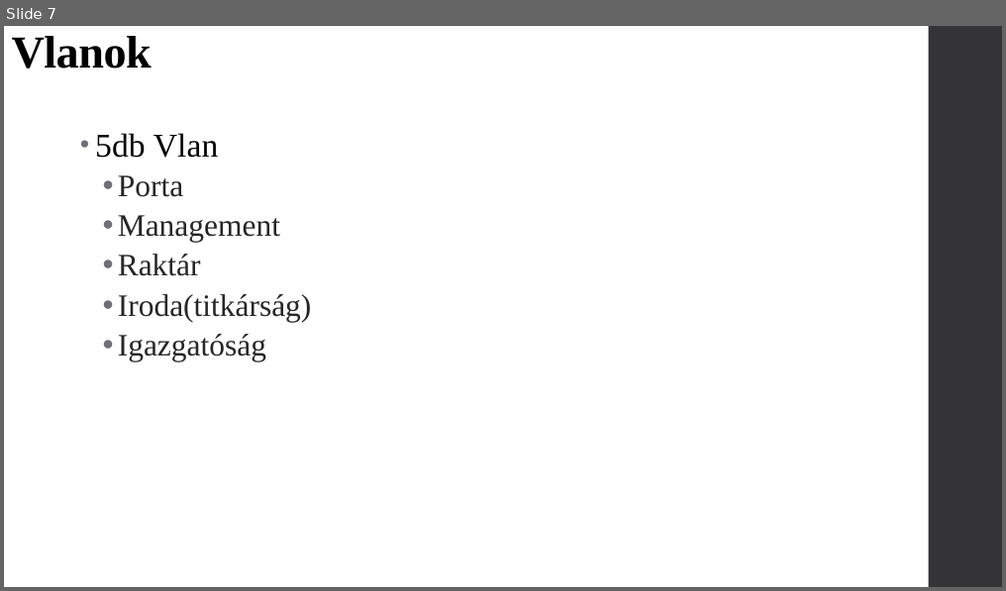
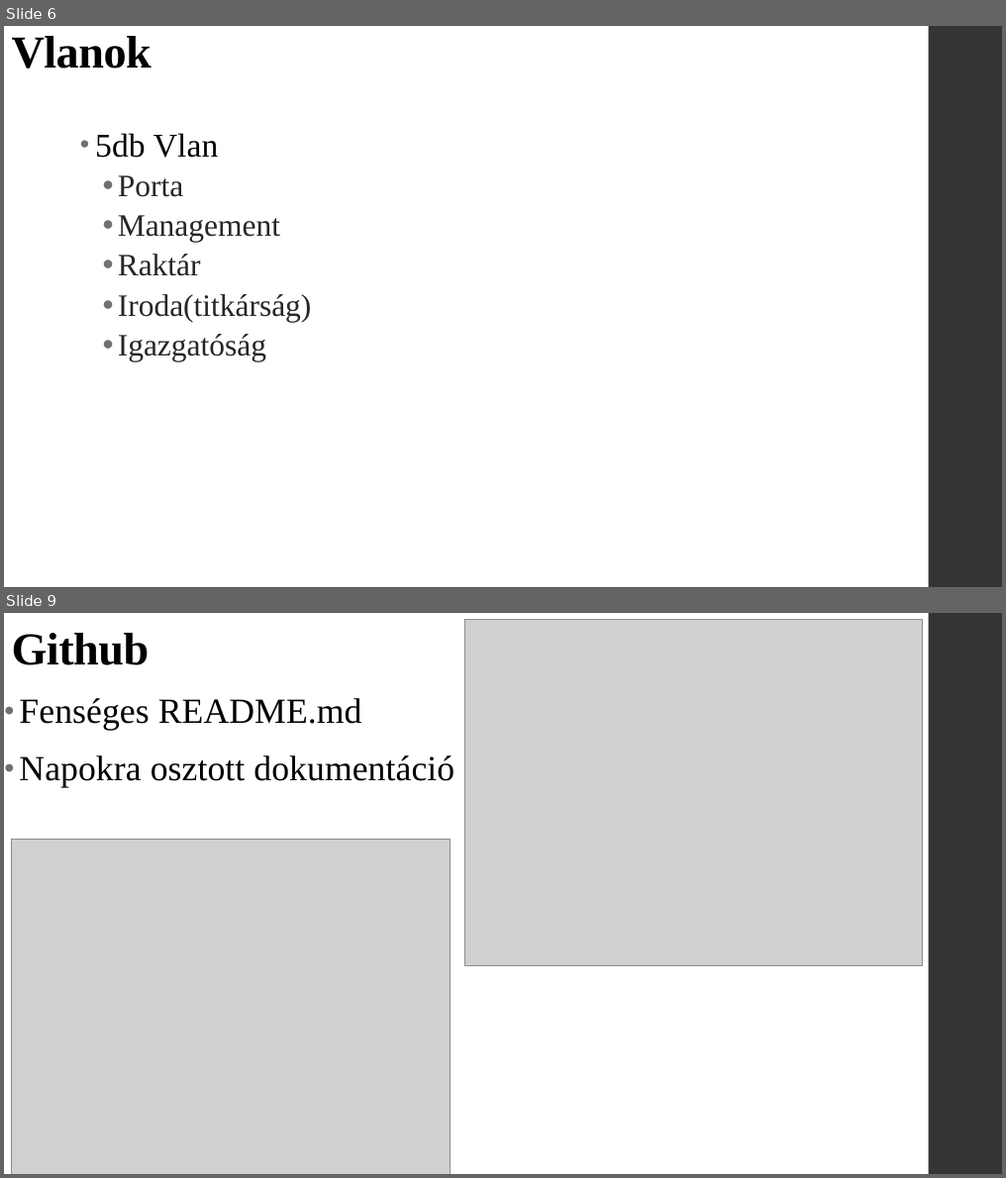
Before and after one commit to OsziMisi/Turros-elelmiszerlanc, a slide deck: Projekt.pptx. Shown one above the other, each under a label of ours: slide 7 before the commit, slides 6 and 9 after it; the slides between them are not shown. The pictures are 1006x591 and 1006x1178 pixels, drawn with LibreOffice and Linux fonts; fonts in the diff are those of the drawing; grey boxes stand for pictures. Boxes give left, top, right and bottom in pixels: in the first picture for what was removed or moved away, otherwise in the second. Text is boxed around its words. In the diff, an @@ line names an element or a change of style, - is before the commit and + after.

```diff
--- a/Projekt.pptx
+++ b/Projekt.pptx
@@ slide 9 added at (4,613,1002,1174), background #FFFFFF; not listed: 1 template element that a slide beside it also shows @@
@@ title added at (12,633,150,665), 44 pt, text #000000, bold @@
+Github
@@ picture added at (464,620,922,966) @@
@@ text added at (19,698,454,788), 34 pt, text #000000 @@
+• Fenséges README.md
+• Napokra osztott dokumentáció
@@ picture added at (11,839,450,1174) @@
@@ what was slide 7 is now slide 6 @@
```
Also in this commit, not shown: 5 other slides added, 1 slide removed.
